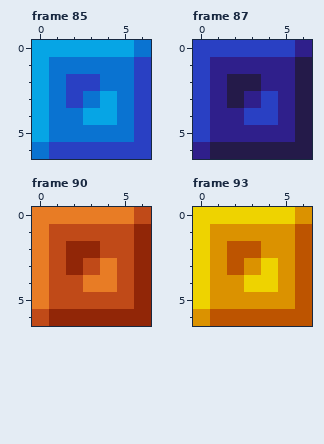
One commit to this pixel-art file: Succubus/Sprites/Blocks.aseprite. This is how it looked before the edit.
7x7 pixels, 117 frames. Colours within 5 levels of each other are drawn and written as one. Shown: frame 85, frame 87, frame 90, frame 93. The commit also changed other frames, which this record leaves out.
The result:
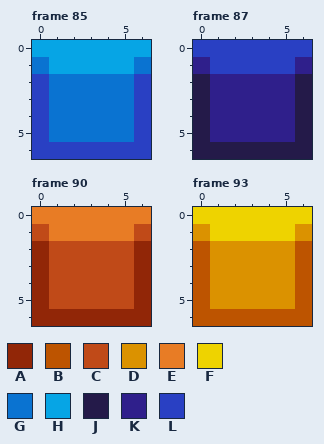
Palette (. is transparent): A #912607  B #bd5400  C #c04a18  D #db9200  E #e87c25  F #eed300  G #0a73d1  H #06a5e5  J #241a49  K #2f1f8b  L #2940c3
Change:
Frame 85:
y 0: x 6 G -> H
y 1: x 0..6 HGGGGGL -> GHHHHHG
y 2: x 0 H -> L; x 2..3 LL -> GG
y 3: x 0 H -> L; x 2 L -> G; x 4 H -> G
y 4: x 0 H -> L; x 3..4 HH -> GG
y 5: x 0 H -> L
y 6: x 0 G -> L
Frame 87:
y 0: x 6 K -> L
y 1: x 0..6 LKKKKKJ -> KLLLLLK
y 2: x 0 L -> J; x 2..3 JJ -> KK
y 3: x 0 L -> J; x 2 J -> K; x 4 L -> K
y 4: x 0 L -> J; x 3..4 LL -> KK
y 5: x 0 L -> J
y 6: x 0 K -> J
Frame 90:
y 0: x 6 C -> E
y 1: x 0..6 ECCCCCA -> CEEEEEC
y 2: x 0 E -> A; x 2..3 AA -> CC
y 3: x 0 E -> A; x 2 A -> C; x 4 E -> C
y 4: x 0 E -> A; x 3..4 EE -> CC
y 5: x 0 E -> A
y 6: x 0 C -> A
Frame 93:
y 0: x 6 D -> F
y 1: x 0..6 FDDDDDB -> DFFFFFD
y 2: x 0 F -> B; x 2..3 BB -> DD
y 3: x 0 F -> B; x 2 B -> D; x 4 F -> D
y 4: x 0 F -> B; x 3..4 FF -> DD
y 5: x 0 F -> B
y 6: x 0 D -> B
Boxes around the changes in both pictures, in picture pixels (x1, y1, x2, y2):
changed: (32, 40, 151, 159)
changed: (193, 40, 312, 159)
changed: (32, 207, 151, 326)
changed: (193, 207, 312, 326)
